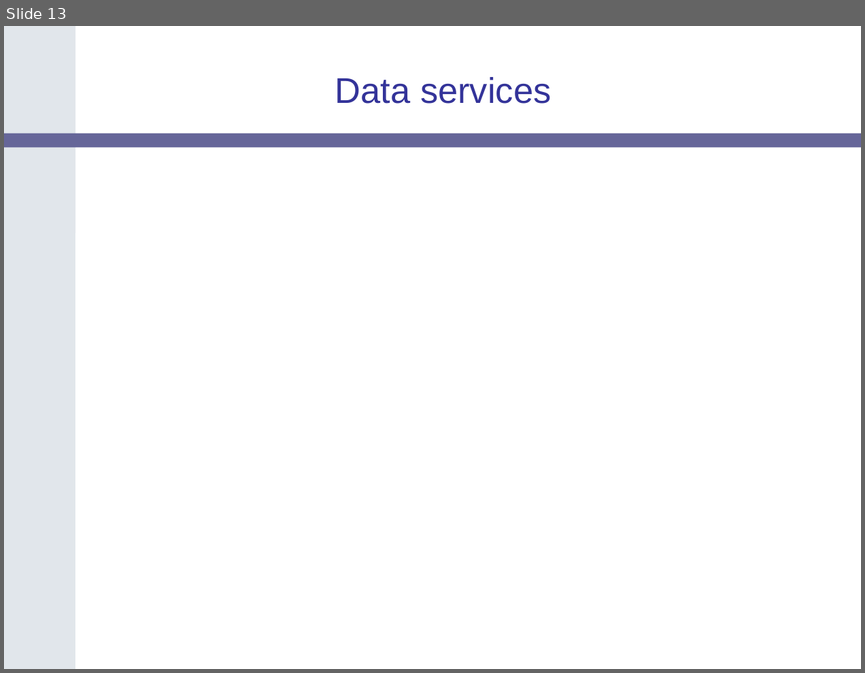
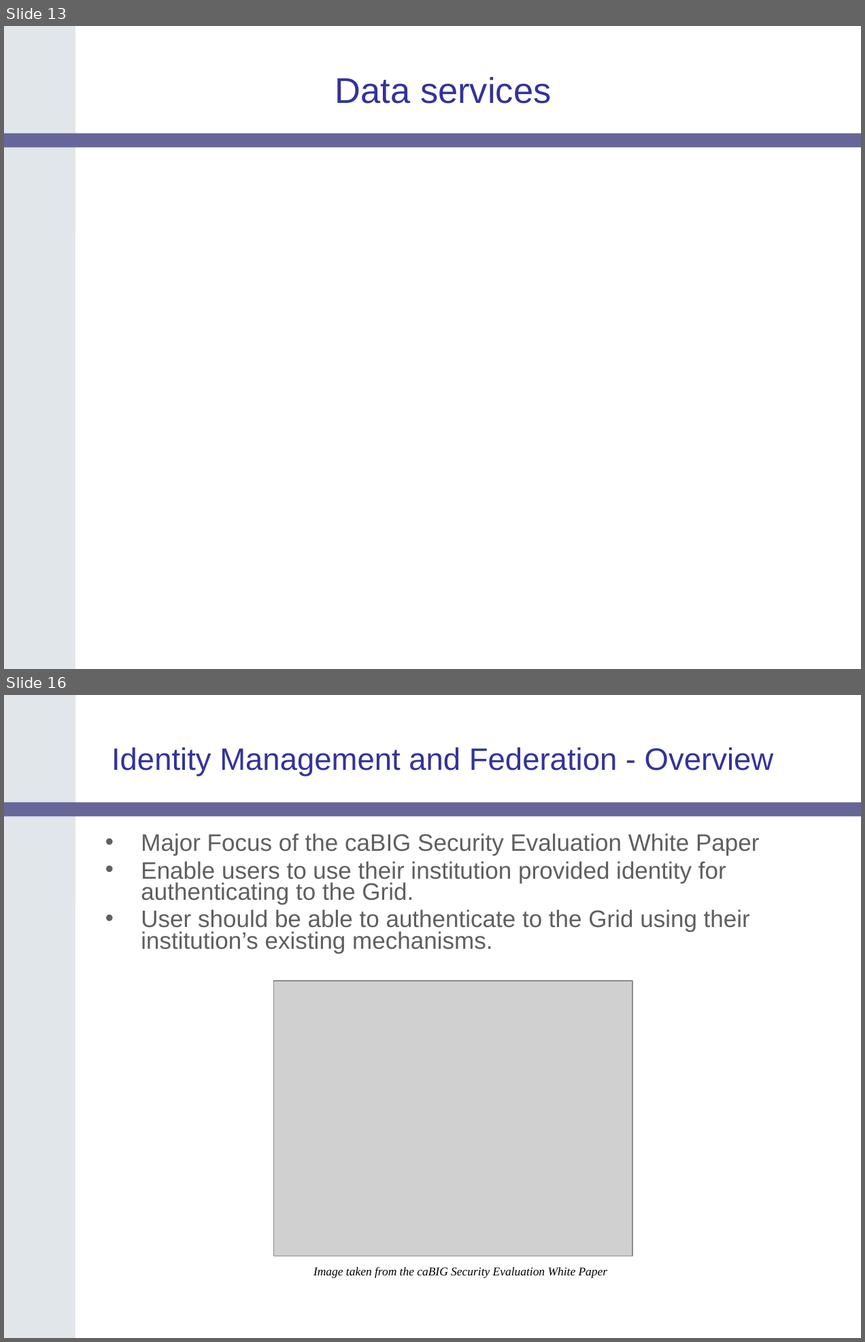
Before and after one commit to NCIP/cagrid-docs, a slide deck: presentations/200604_AnnualMeeting/caGrid-1.0-Architecture_caBIG-Annual-Meeting06.ppt. Shown one above the other, each under a label of ours: slide 13 before the commit, slides 13 and 16 after it; the slides between them are not shown. The pictures are 865x673 and 865x1342 pixels, drawn with LibreOffice and Linux fonts; fonts in the diff are those of the drawing; grey boxes stand for pictures; background and template pictures are left out. Boxes give left, top, right and bottom in pixels: in the first picture for what was removed or moved away, otherwise in the second. Text is boxed around its words. In the diff, an @@ line names an element or a change of style, - is before the commit and + after.

```diff
--- a/presentations/200604_AnnualMeeting/caGrid-1.0-Architecture_caBIG-Annual-Meeting06.ppt
+++ b/presentations/200604_AnnualMeeting/caGrid-1.0-Architecture_caBIG-Annual-Meeting06.ppt
@@ slide 16 added at <box>4,695,861,1338</box>, background #FFFFFF; not listed: 2 template elements that a slide beside it also shows @@
@@ title added at <box>111,747,774,776</box>, 26 pt, text #333399 @@
+Identity Management and Federation - Overview
@@ text added at <box>141,833,759,953</box>, 20 pt, text #5F5F5F @@
+• Major Focus of the caBIG Security Evaluation White Paper
+• Enable users to use their institution provided identity for authenticating to the Grid.
+• User should be able to authenticate to the Grid using their institution’s existing mechanisms.
@@ picture added at <box>274,981,633,1255</box> @@
@@ text added at <box>313,1266,608,1278</box>, 10 pt, text #000000, italic @@
+Image taken from the caBIG Security Evaluation White Paper
```
Also in this commit, not shown: 1 slide changed, 8 other slides added, 1 slide removed.
